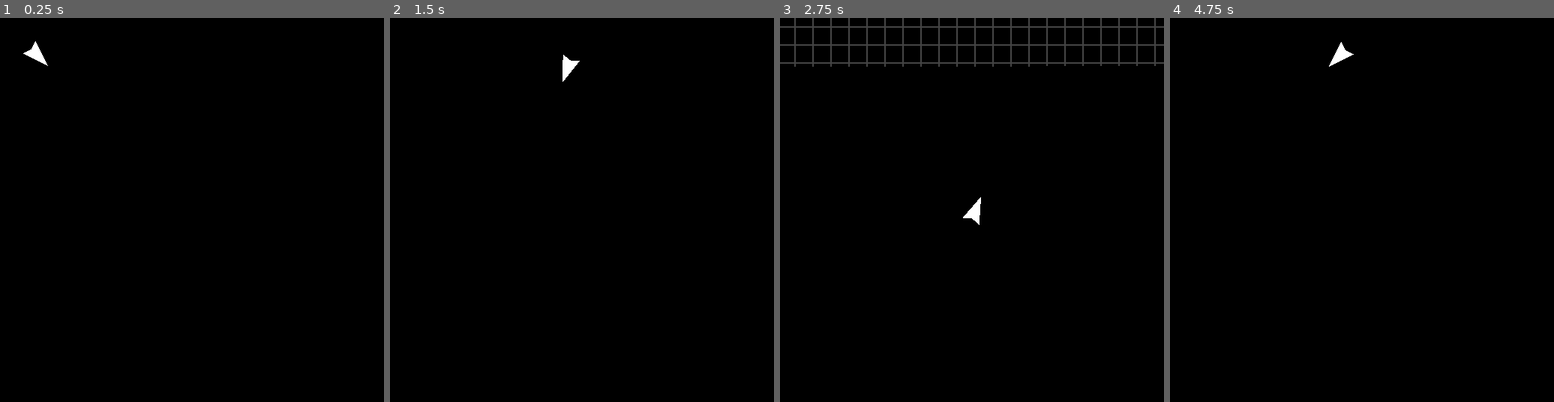
Above: before the commit, frames 1-4 (left to right).
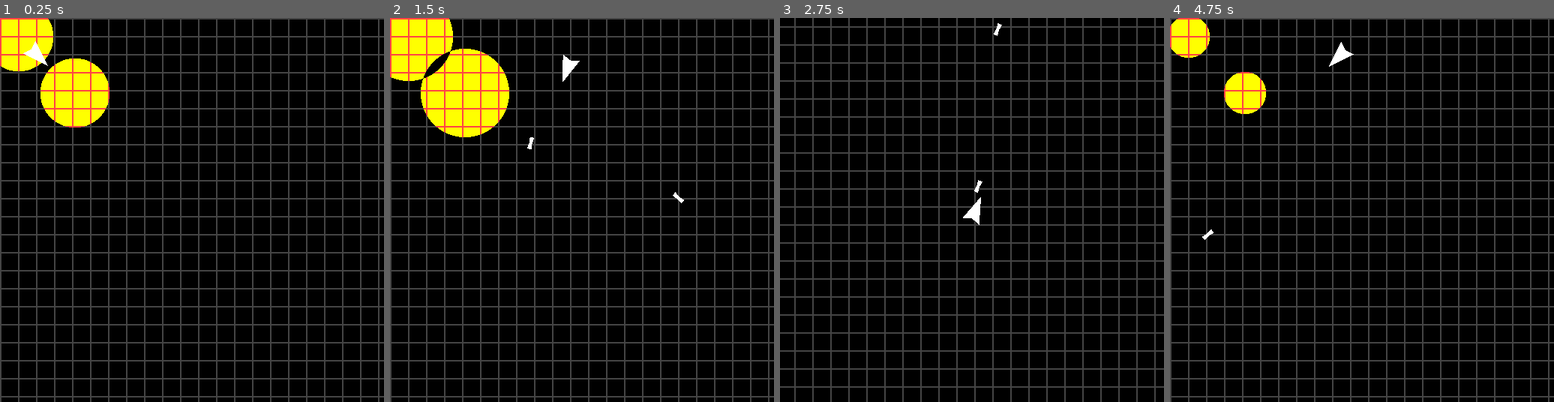
Above: after the commit, the same moments.

Repository: yynaa/trijam-259
Game: Godot game, scene res://game.tscn
The game is run twice, just before and just after one commit, with the same random seed, the same clock (stepped at 60 frames per second) and the same inputs.
Inputs (mouse positions are in pixels of both pictures, inside the frame that each line leads up to):
- Up to frame 1 (0.25 s): no input
- Up to frame 2 (1.5 s): move the mouse to (666, 190) at 0.52 s; press the mouse at (666, 190) at 0.53 s; hold D (Right) 0.53-1.28 s; move the mouse to (505, 229) at 1.27 s; release the mouse at (505, 229) at 1.28 s; hold S (Down) from 1.28 s (still down); click (505, 229) at 1.35 s
- Up to frame 3 (2.75 s): move the mouse to (1010, 125) at 2.02 s; release S (Down) at 2.03 s; press the mouse at (1010, 125) at 2.03 s; hold D (Right) from 2.03 s (still down)
- Up to frame 4 (4.75 s): move the mouse to (1342, 286) at 2.77 s; release D (Right) at 2.78 s; release the mouse at (1342, 286) at 2.78 s; hold W (Up) 2.78-3.53 s; click (1342, 286) at 2.85 s; move the mouse to (1477, 267) at 3.52 s; press the mouse at (1477, 267) at 3.53 s; hold A (Left) from 3.53 s (still down); move the mouse to (1246, 152) at 4.27 s; release the mouse at (1246, 152) at 4.28 s; click (1246, 152) at 4.35 s

The runs differ from the first frame. In frame 1, 20% of the frame differs, in the area x 0-100%, y 0-100%; in frame 2, 22%; in frame 3, 14%; in frame 4, 18%.
Error before the commit: Parse Error: Expected indented block after "if" block. (res://scripts/Bullet.gd:20)

Commit message:
camera was bad

Diff:
--- a/assets/circles.gdshader
+++ b/assets/circles.gdshader
@@ -11,10 +11,10 @@
 
 const vec4 defcols[10] = {
 	vec4(0.0,0.0,0.0,1.0),
-	vec4(0.0,0.0,0.0,1.0),
-	vec4(0.0,0.0,0.0,1.0),
-	vec4(0.0,0.0,0.0,1.0),
-	vec4(0.0,0.0,0.0,1.0),
+	vec4(0.266,0.266,0.266,1.0),
+	vec4(1.0,1.0,1.0,1.0),
+	vec4(0.598,0.598,0.598,1.0),
+	vec4(0.664,0.664,0.664,1.0),
 	vec4(0.0,0.0,0.0,1.0),
 	vec4(0.0,0.0,0.0,1.0),
 	vec4(0.0,0.0,0.0,1.0),
@@ -23,21 +23,21 @@
 };
 const vec4 palettes[50] = {
 	vec4(0.0,0.0,0.0,1.0),
-	vec4(0.0,0.0,0.0,1.0),
-	vec4(0.0,0.0,0.0,1.0),
-	vec4(0.0,0.0,0.0,1.0),
-	vec4(0.0,0.0,0.0,1.0),
+	vec4(0.266,0.266,0.266,1.0),
+	vec4(1.0,1.0,1.0,1.0),
+	vec4(0.598,0.598,0.598,1.0),
+	vec4(0.664,0.664,0.664,1.0),
 	vec4(0.0,0.0,0.0,1.0),
 	vec4(0.0,0.0,0.0,1.0),
 	vec4(0.0,0.0,0.0,1.0),
 	vec4(0.0,0.0,0.0,1.0),
 	vec4(0.0,0.0,0.0,1.0),
 
-	vec4(0.0,0.0,0.0,1.0),
-	vec4(0.0,0.0,0.0,1.0),
-	vec4(0.0,0.0,0.0,1.0),
-	vec4(0.0,0.0,0.0,1.0),
-	vec4(0.0,0.0,0.0,1.0),
+	vec4(1.0,1.0,0.0,1.0),
+	vec4(1.0,0.266,0.266,1.0),
+	vec4(1.0,1.0,1.0,1.0),
+	vec4(1.0,0.598,0.598,1.0),
+	vec4(1.0,0.664,0.664,1.0),
 	vec4(0.0,0.0,0.0,1.0),
 	vec4(0.0,0.0,0.0,1.0),
 	vec4(0.0,0.0,0.0,1.0),
--- a/game.tscn
+++ b/game.tscn
@@ -32,7 +32,9 @@
 limit_bottom = 1536
 script = ExtResource("2_mucxd")
 
-[node name="Polygon2D" parent="Playfield/Camera" instance=ExtResource("3_bicdv")]
+[node name="ShaderController" parent="Playfield" instance=ExtResource("3_bicdv")]
+z_index = 7
+scale = Vector2(7.26967, 12.2674)
 
 [node name="Player" type="Area2D" parent="Playfield"]
 position = Vector2(50, 50)
--- a/scripts/Bullet.gd
+++ b/scripts/Bullet.gd
@@ -18,3 +18,4 @@
 	position += SPEED * delta * Vector2.from_angle(rotation)
 
 	if (position.x < -100 or position.x > 64*24+100 or position.y < -100 or position.y > 64*24+100):
+		queue_free()
--- a/scripts/shader_control.gd
+++ b/scripts/shader_control.gd
@@ -23,7 +23,8 @@
 # Called every frame. 'delta' is the elapsed time since the previous frame.
 func _process(delta):
 	ttime += delta
-	material.set_shader_parameter("gpos", %Camera.position - Vector2.ONE * 256)
+	print()
+	material.set_shader_parameter("gpos", 	(%Camera.position - Vector2.ONE * 256).clamp(Vector2(0,0), Vector2(1536,1536)))
 	material.set_shader_parameter("ttime", ttime)
 	material.set_shader_parameter("centers", circles)
 	material.set_shader_parameter("times", times)
